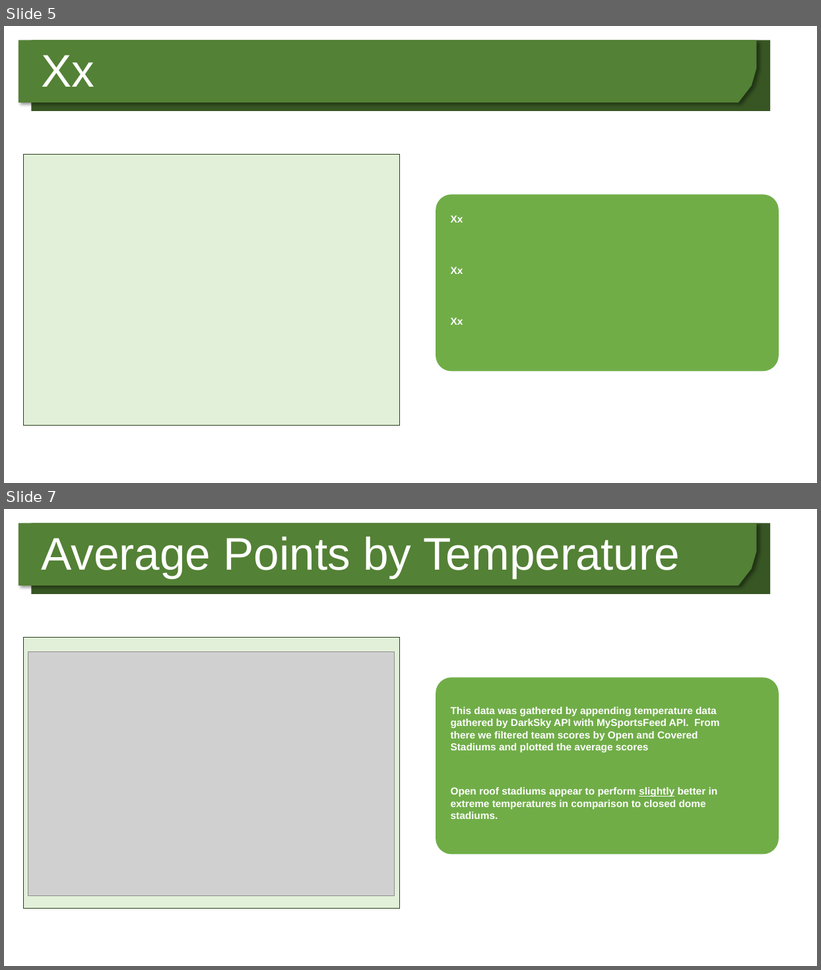
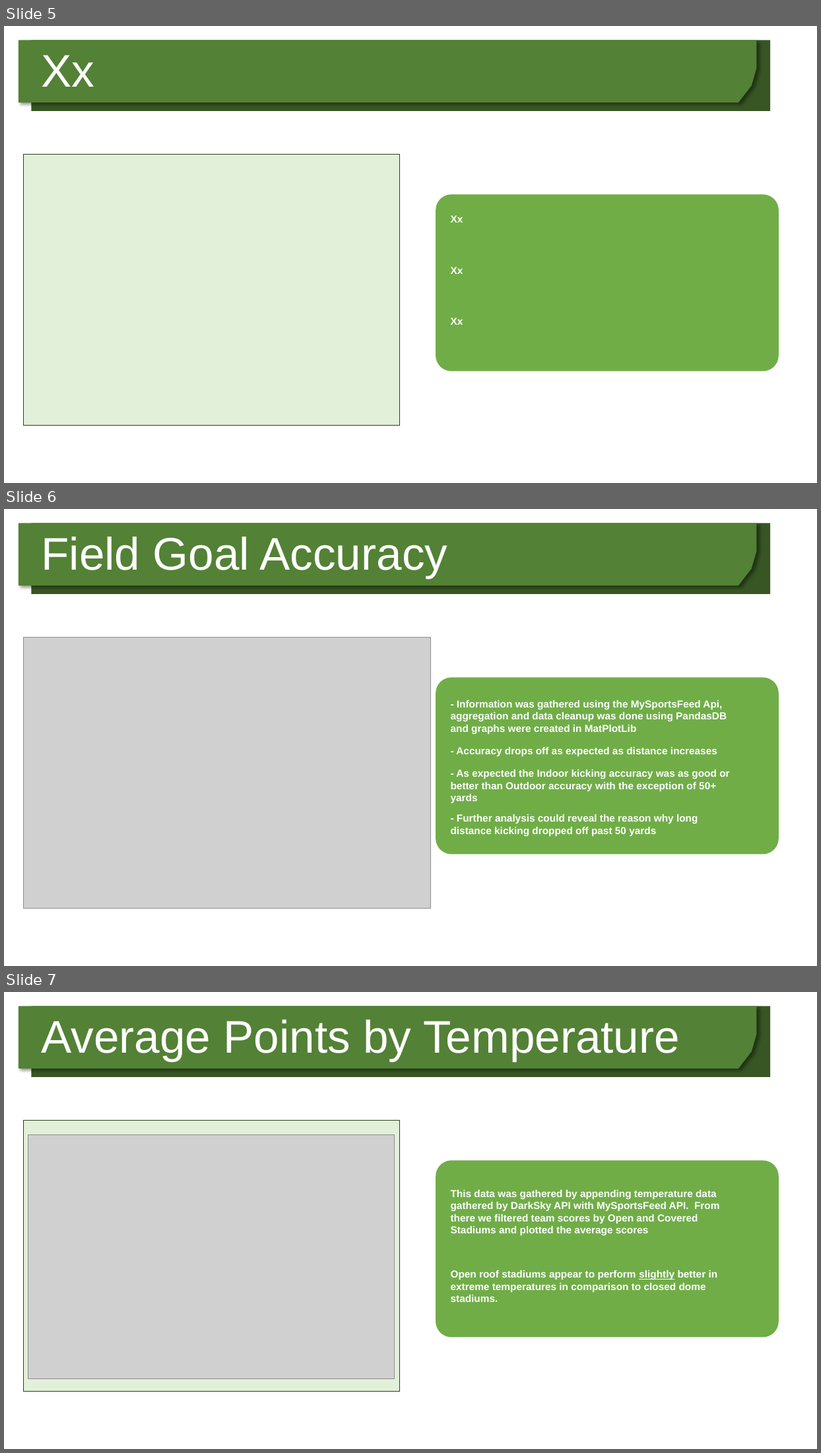
Before and after one commit to aaronhwoo/Project1, a slide deck: Team 8 Project 1.pptx. Shown one above the other, each under a label of ours: slides 5 and 7 before the commit, slides 5, 6 and 7 after it; the slides between them are not shown. The pictures are 821x970 and 821x1453 pixels, drawn with LibreOffice and Linux fonts; fonts in the diff are those of the drawing; grey boxes stand for pictures; background and template pictures are left out. Boxes give left, top, right and bottom in pixels: in the first picture for what was removed or moved away, otherwise in the second. Text is boxed around its words. In the diff, an @@ line names an element or a change of style, - is before the commit and + after.

Commit message:
updated with kicking data

```diff
--- a/Team 8 Project 1.pptx
+++ b/Team 8 Project 1.pptx
@@ slide 6 added at (x1=4, y1=509, x2=817, y2=966), background #FFFFFF; not listed: 2 template elements that a slide beside it also shows @@
@@ text added at (x1=41, y1=536, x2=448, y2=578), 54 pt, text #FFFFFF @@
+Field Goal Accuracy
@@ rectangle added at (x1=24, y1=637, x2=400, y2=908), fill #E2F0D9, outline #29401A 1 pt @@
@@ picture added at (x1=24, y1=637, x2=431, y2=908) @@
@@ rounded rectangle added at (x1=436, y1=677, x2=779, y2=854), fill #70AD47 @@
@@ text added at (x1=451, y1=700, x2=727, y2=734), 12 pt, text #FFFFFF, bold @@
+- Information was gathered using the MySportsFeed Api, aggregation and data cleanup was done using PandasDB and graphs were created in MatPlotLib
@@ text added at (x1=456, y1=747, x2=717, y2=757), 12 pt, text #FFFFFF, bold @@
+- Accuracy drops off as expected as distance increases
@@ text added at (x1=451, y1=770, x2=729, y2=803), 12 pt, text #FFFFFF, bold @@
+- As expected the Indoor kicking accuracy was as good or better than Outdoor accuracy with the exception of 50+ yards
@@ text added at (x1=451, y1=815, x2=698, y2=836), 12 pt, text #FFFFFF, bold @@
+- Further analysis could reveal the reason why long distance kicking dropped off past 50 yards
```
Also in this commit, not shown: 2 slides changed, 1 slide removed.
